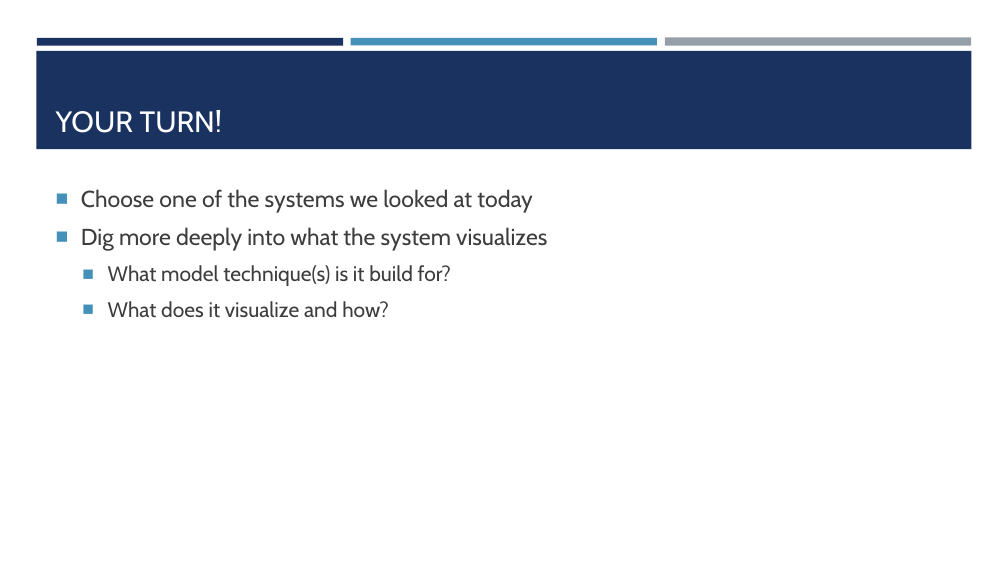
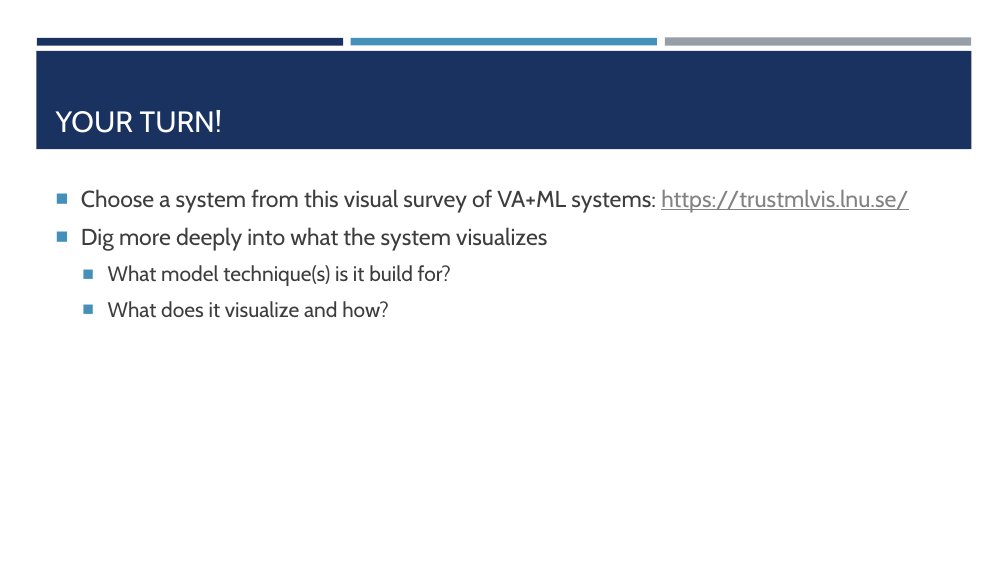
Before and after one commit to amosca01/SDS-CSC235, a slide deck: slide 24 of slides/15-modeling.pptx. Drawn at 1008x567 pixels with LibreOffice and Linux fonts; fonts in the diff are those of the drawing. Boxes give left, top, right and bottom in pixels: in the first picture for what was removed or moved away, otherwise in the second. Text is boxed around its words. In the diff, an @@ line names an element or a change of style, - is before the commit and + after.

```diff
--- a/slides/15-modeling.pptx
+++ b/slides/15-modeling.pptx
@@ text at (x1=81, y1=189, x2=908, y2=213): text changed @@
-■ Choose one of the systems we looked at today
+■ Choose a system from this visual survey of VA+ML systems: https://trustmlvis.lnu.se/
```
Also in this commit, not shown: 2 other files.
